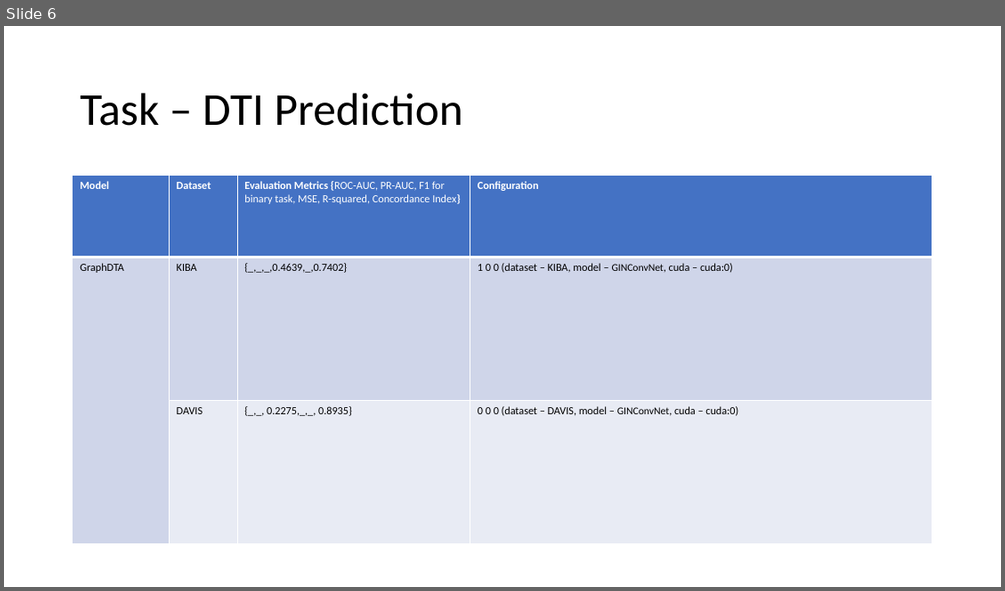
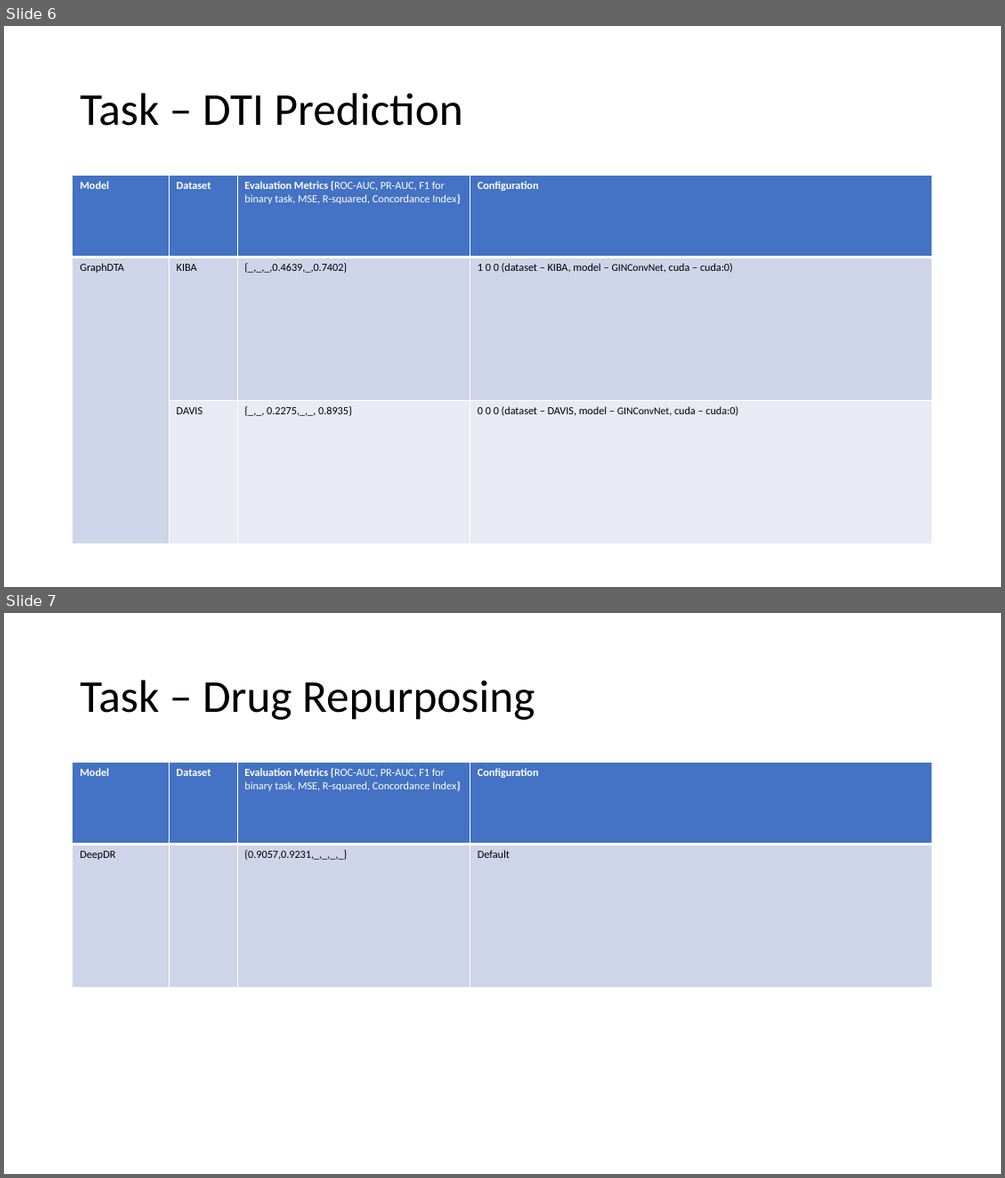
Before and after one commit to debnathk/articles, a slide deck: articles.pptx. Shown one above the other, each under a label of ours: slide 6 before the commit, slides 6 and 7 after it. The pictures are 1005x591 and 1005x1178 pixels, drawn with LibreOffice and Linux fonts; fonts in the diff are those of the drawing. Boxes give left, top, right and bottom in pixels: in the first picture for what was removed or moved away, otherwise in the second. Text is boxed around its words. In the diff, an @@ line names an element or a change of style, - is before the commit and + after.

```diff
--- a/articles.pptx
+++ b/articles.pptx
@@ slide 7 added at box(4, 613, 1001, 1174), background #FFFFFF @@
@@ title added at box(80, 680, 534, 720), 44 pt, text #000000 @@
+Task – Drug Repurposing
@@ table added at box(73, 763, 932, 988), 2 rows, 4 columns @@
+Model | Dataset | Evaluation Metrics {ROC-AUC, PR-AUC, F1 for binary task, MSE, R-squared, Concordance Index} | Configuration
+DeepDR |  | {0.9057,0.9231,_,_,_,_} | Default
```
Also in this commit, not shown: 1 slide changed, 1 other slide added, 5 other files.
